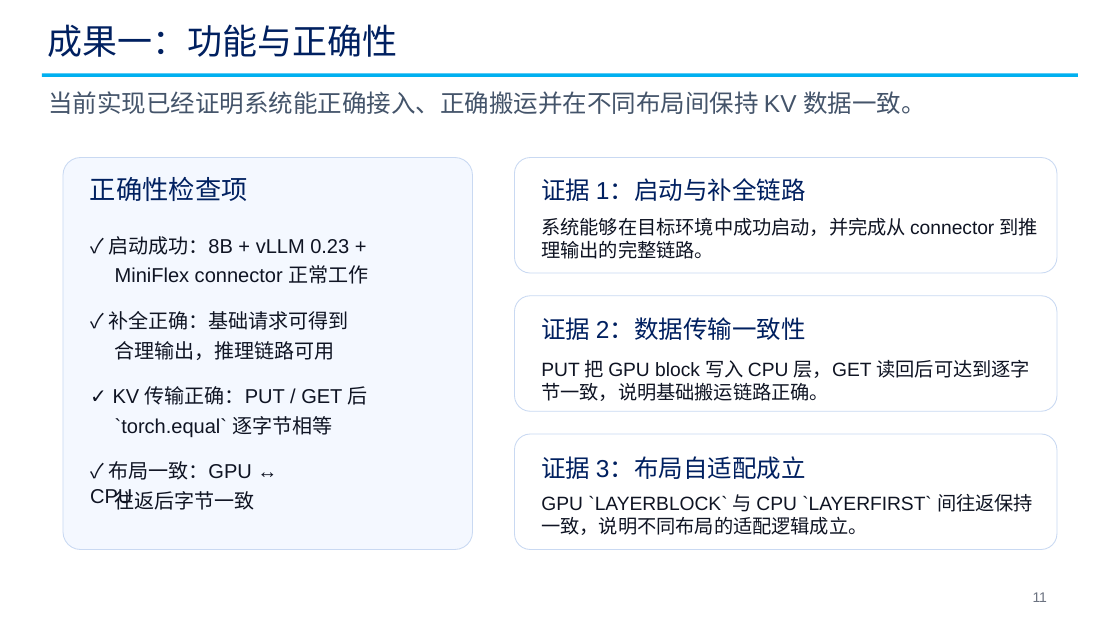
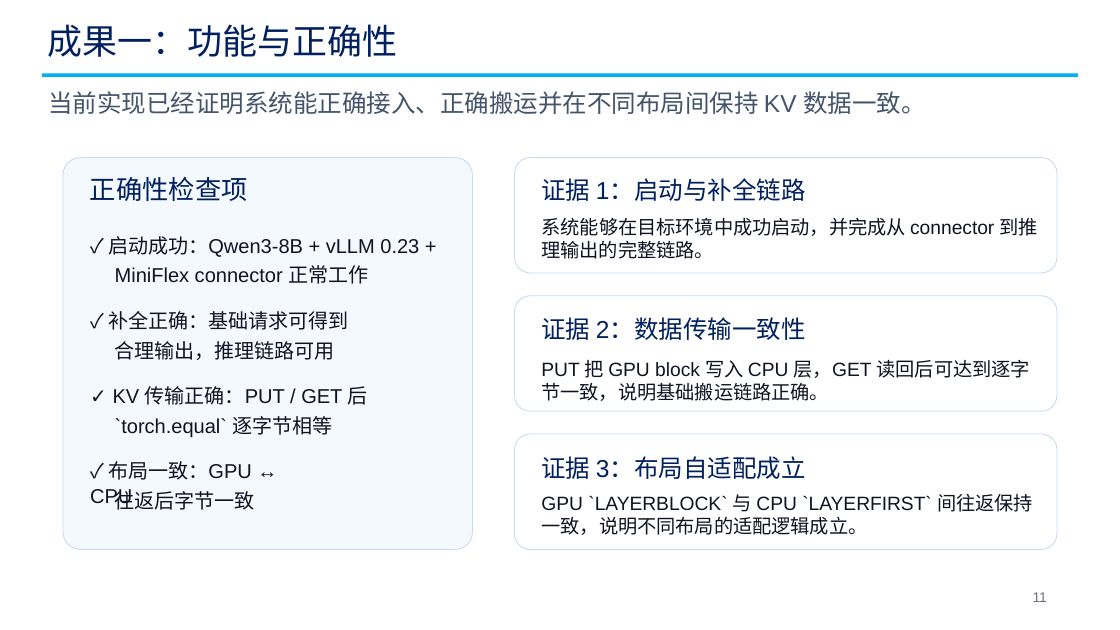
Before and after one commit to Claisenn/xiyoulinux-kvcache-optimizer, a slide deck: slide 10 of 初赛PPT.pptx. Drawn at 1120x630 pixels with LibreOffice and Linux fonts; fonts in the diff are those of the drawing. Boxes give left, top, right and bottom in pixels: in the first picture for what was removed or moved away, otherwise in the second. Text is boxed around its words. In the diff, an @@ line names an element or a change of style, - is before the commit and + after.

```diff
--- a/初赛PPT.pptx
+++ b/初赛PPT.pptx
@@ text at (108, 236, 419, 257): text changed @@
-✓ 启动成功：8B + vLLM 0.23 +
+✓ 启动成功：Qwen3-8B + vLLM 0.23 +
```
Also in this commit, not shown: 1 other slide changed, 1 slide added, 1 slide removed, 41 other files.
